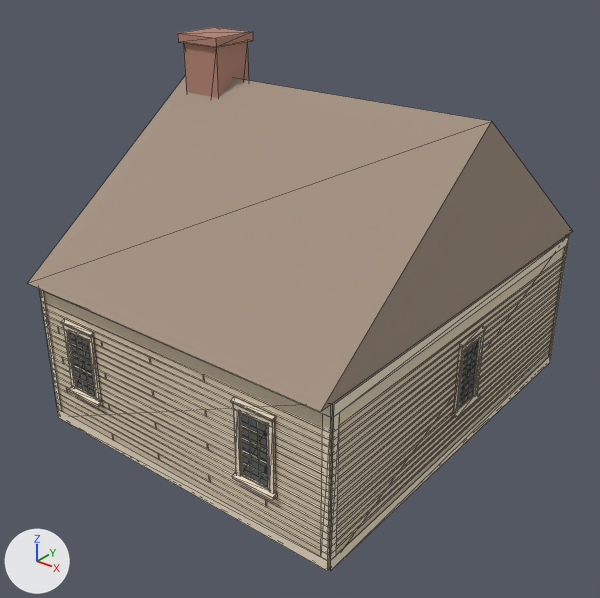
The glTF model chicago/4d/assets/gltf/recon_1835_blk_lake_market_d4_02__inferred_1835.glb: old version first, new version second.
Before and after are seen from a 50 mm lens placed at (12.02, -7.62, 9.04), pointed at (3.3, 3.28, 2.28). Arrows for +X, +Y and +Z are at lower left; the lights stay in place. The older version comes first. Mesh edges are drawn as thin lines. Vertices at exactly the same position are counted once.

The first picture shows 'recon_1835_blk_lake_market_d4_02__inferred_1835'.
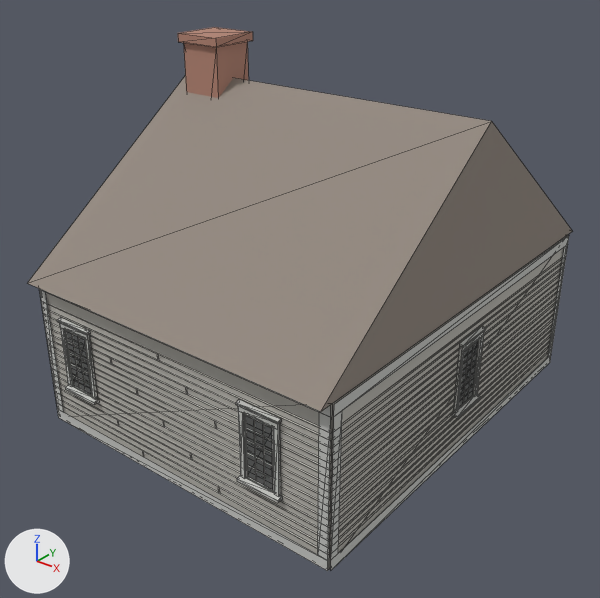
The change, as a list of edits to the scene's bpy script:
```text
Change mat_wall:
    mat_wall.base_color: (0.765, 0.643, 0.471) -> (0.506, 0.49, 0.447)  # beige #e3d2b7 -> grey #bdbab2
Change mat_trim:
    mat_trim.base_color: (0.882, 0.775, 0.595) -> (0.584, 0.59, 0.565)  # pale yellow #f1e4cb -> light grey #c9cac6
Change me_recon_1835_blk_lake_market_d4_02__inferred_1835:
    remove me_recon_1835_blk_lake_market_d4_02__inferred_1835.from_pydata(...)  # 870 vertices, 612 faces; spans x -0.03..6.59, y -0.25..8.14, z 0.0..6.76
    add me_recon_1835_blk_lake_market_d4_02__inferred_1835.from_pydata(...)  # 854 vertices, 604 faces; spans x -0.03..6.59, y -0.25..8.14, z 0.0..6.76
    me_recon_1835_blk_lake_market_d4_02__inferred_1835 part 1: the loose piece of 18 vertices spanning x 0.63..1.4, y -0.07..-0.02, z 0.95..2.27 is rebuilt with 18 vertices and now spans x 0.53..1.3, y -0.07..-0.02, z 0.95..2.27
    me_recon_1835_blk_lake_market_d4_02__inferred_1835 part 2: the loose piece of 18 vertices spanning x 4.69..5.47, y -0.07..-0.02, z 0.95..2.27 is rebuilt with 18 vertices and now spans x 4.8..5.57, y -0.07..-0.02, z 0.95..2.27
    me_recon_1835_blk_lake_market_d4_02__inferred_1835 part 3: the loose piece of 12 vertices spanning x 0.72..1.31, y -0.04, z 0.95..2.16 is rebuilt with 12 vertices and now spans x 0.62..1.21, y -0.04, z 0.95..2.16
    me_recon_1835_blk_lake_market_d4_02__inferred_1835 part 4: the loose piece of 12 vertices spanning x 4.78..5.38, y -0.04, z 0.95..2.16 is rebuilt with 12 vertices and now spans x 4.89..5.48, y -0.04, z 0.95..2.16
    me_recon_1835_blk_lake_market_d4_02__inferred_1835 part 5: the loose piece of 10 vertices spanning x 0.6..1.43, y -0.12..-0.02, z 0.88..0.95 is rebuilt with 10 vertices and now spans x 0.5..1.33, y -0.12..-0.02, z 0.88..0.95
    me_recon_1835_blk_lake_market_d4_02__inferred_1835 part 6: the loose piece of 10 vertices spanning x 0.61..1.42, y -0.09..-0.02, z 2.27..2.33 is rebuilt with 10 vertices and now spans x 0.51..1.32, y -0.09..-0.02, z 2.27..2.33
    me_recon_1835_blk_lake_market_d4_02__inferred_1835 part 7: the loose piece of 10 vertices spanning x 4.66..5.5, y -0.12..-0.02, z 0.88..0.95 is rebuilt with 10 vertices and now spans x 4.77..5.6, y -0.12..-0.02, z 0.88..0.95
    me_recon_1835_blk_lake_market_d4_02__inferred_1835 part 8: the loose piece of 10 vertices spanning x 4.67..5.49, y -0.09..-0.02, z 2.27..2.33 is rebuilt with 10 vertices and now spans x 4.78..5.59, y -0.09..-0.02, z 2.27..2.33
    me_recon_1835_blk_lake_market_d4_02__inferred_1835 part 9: the loose piece of 4 vertices spanning x 4.83..5.33, y -0.04, z 1.42..1.46 is rebuilt with 4 vertices and now spans x 4.93..5.43, y -0.04, z 1.42..1.46
    me_recon_1835_blk_lake_market_d4_02__inferred_1835 part 10: 22 loose pieces with 88 vertices, spanning x 0.39..5.18, y -0.04..7.93, z 0.1..2.36, are deleted
    me_recon_1835_blk_lake_market_d4_02__inferred_1835 part 11: 8 vertices moved from x -0.03..6.5, y 7.76..7.92, z 0.2..2.73 to x -0.03..6.5, y 7.7..7.92, z 0.2..2.73; 4 vertices removed from x 4.98..5.0, y 7.93, z 1.0..2.11; 64 vertices added at x 0.66..5.28, y 7.91..7.93, z 0.1..2.48
    me_recon_1835_blk_lake_market_d4_02__inferred_1835 part 12: 4 vertices moved from x 6.34..6.5, y -0.03..0.13, z 0.2..2.73 to x 6.28..6.5, y -0.03..0.19, z 0.2..2.73; 4 vertices removed from x 4.98..5.0, y -0.04, z 1.0..2.11; 12 vertices added at x 3.03..5.28, y -0.04..-0.02, z 1.0..2.48
    me_recon_1835_blk_lake_market_d4_02__inferred_1835 part 13: 4 vertices moved from x -0.03..0.13, y -0.03..0.13, z 0.2..2.73 to x -0.03..0.19, y -0.03..0.19, z 0.2..2.73; 4 vertices removed from x 1.09..1.11, y -0.04, z 1.0..2.11; 8 vertices added at x 0.82..1.01, y -0.04, z 1.0..2.11
    other edits to the shape of me_recon_1835_blk_lake_market_d4_02__inferred_1835 do not show in these pictures
```

Changed parts and their boxes (x1, y1, x2, y2) in the pictures (600 x 598 px; the box of a moved part takes in the faces that stretch with it):
'recon_1835_blk_lake_market_d4_02__inferred_1835', recoloured, reshaped (beige to grey): (28, 27, 572, 571) in both
part 1 of me_recon_1835_blk_lake_market_d4_02__inferred_1835, rebuilt: before (63, 324, 101, 401); after (60, 323, 98, 400)
part 2 of me_recon_1835_blk_lake_market_d4_02__inferred_1835, rebuilt: before (233, 404, 276, 494); after (238, 406, 281, 497)
part 3 of me_recon_1835_blk_lake_market_d4_02__inferred_1835, rebuilt: before (68, 331, 96, 399); after (65, 330, 92, 396)
part 4 of me_recon_1835_blk_lake_market_d4_02__inferred_1835, rebuilt: before (239, 412, 269, 490); after (244, 414, 274, 493)
part 5 of me_recon_1835_blk_lake_market_d4_02__inferred_1835, rebuilt: before (69, 387, 103, 407); after (65, 385, 99, 405)
part 6 of me_recon_1835_blk_lake_market_d4_02__inferred_1835, rebuilt: before (61, 319, 94, 337); after (57, 317, 90, 335)
part 7 of me_recon_1835_blk_lake_market_d4_02__inferred_1835, rebuilt: before (232, 473, 277, 500); after (237, 475, 282, 503)
part 8 of me_recon_1835_blk_lake_market_d4_02__inferred_1835, rebuilt: before (231, 397, 276, 422); after (236, 400, 281, 424)
part 9 of me_recon_1835_blk_lake_market_d4_02__inferred_1835, rebuilt (7% taller): before (242, 450, 267, 464); after (247, 452, 273, 467)
part 10 of me_recon_1835_blk_lake_market_d4_02__inferred_1835, deleted (mostly hidden): before (66, 336, 260, 483)
part 11 of me_recon_1835_blk_lake_market_d4_02__inferred_1835, built on: before (549, 245, 568, 356); after (548, 245, 568, 357)
part 12 of me_recon_1835_blk_lake_market_d4_02__inferred_1835, moved or reshaped: before (249, 413, 340, 561); after (157, 354, 342, 561)
part 13 of me_recon_1835_blk_lake_market_d4_02__inferred_1835, moved or reshaped: before (39, 289, 89, 411); after (39, 289, 86, 412)
